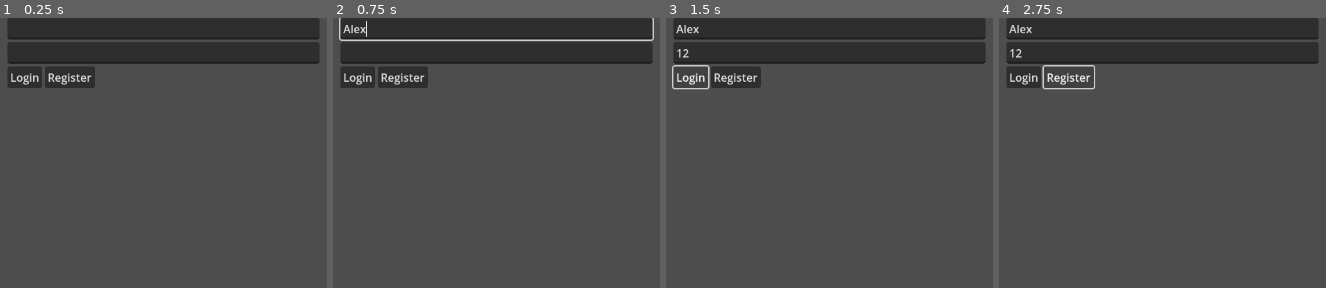
Above: before the commit, frames 1-4 (left to right).
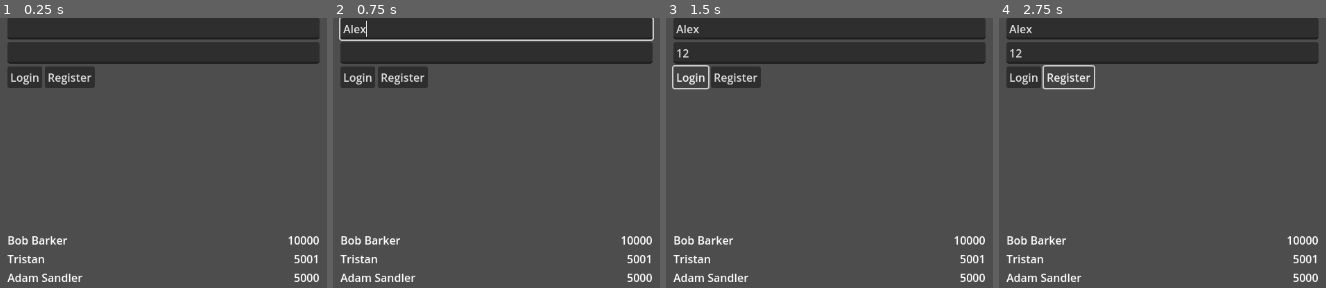
Above: after the commit, the same moments.

Repository: harsh16coder/RingRiot
Game: Godot game, scene res://states/connected/connected.tscn
Two runs of this game, one before a commit and one after it. Both use one fixed random seed, a clock stepped at 60 frames per second and the inputs below. This scene is started directly instead of the project's main scene.
Inputs (mouse positions are in pixels of both pictures, inside the frame that each line leads up to):
- Up to frame 1 (0.25 s): no input
- Up to frame 2 (0.75 s): click (496, 28) at 0.52 s; type "Alex" at 0.6 s
- Up to frame 3 (1.5 s): click (829, 53) at 0.75 s; type "12" at 0.83 s; click "Login" at 1.25 s
- Up to frame 4 (2.75 s): click "Register" at 2 s

The runs differ from the first frame. In frame 1, 1.4% of the frame differs, in the area x 2-98%, y 80-98%; in frame 2, 1.4%; in frame 3, 1.4%; in frame 4, 1.4%.

Commit message:
Added hiscores leaderboard scene at client side

Diff:
--- /dev/null
+++ b/client/classes/hiscores/hiscores.gd
@@ -0,0 +1,40 @@
+class_name Hiscores
+extends ScrollContainer
+
+var _scores: Array[int]
+
+@onready var _vbox: VBoxContainer = $VBoxContainer
+@onready var _entry_template: HBoxContainer = $VBoxContainer/HBoxContainer
+
+func set_hiscore(name: String, score: int) -> void:
+	remove_hiscore(name)
+	_add_hiscore(name, score)
+
+func _add_hiscore(name: String, score: int) -> void:
+	_scores.append(score)
+	_scores.sort()
+	var pos := len(_scores) - _scores.find(score) - 1 # -1 to keep real entries above the template
+
+	var entry: HBoxContainer = _entry_template.duplicate()
+	var name_label: Label = entry.get_child(0)
+	var score_label: Label = entry.get_child(1)
+
+	_vbox.add_child(entry)
+
+	_vbox.move_child(entry, pos)
+
+	name_label.text = name
+	score_label.text = str(score)
+
+	entry.show()
+
+func remove_hiscore(name: String) -> void:
+	for i in range(len(_scores)):
+		var entry := _vbox.get_child(i)
+		var name_label: Label = entry.get_child(0)
+
+		if name_label.text == name:
+			_scores.remove_at(len(_scores) - i - 1)
+
+			entry.free()
+			return
--- /dev/null
+++ b/client/classes/hiscores/hiscores.tscn
@@ -0,0 +1,30 @@
+[gd_scene load_steps=2 format=3 uid="uid://6y1bk18r3x6e"]
+
+[ext_resource type="Script" uid="uid://c2uw4jx10canq" path="res://classes/hiscores/hiscores.gd" id="1_810hp"]
+
+[node name="Hiscores" type="ScrollContainer"]
+anchors_preset = 15
+anchor_right = 1.0
+anchor_bottom = 1.0
+grow_horizontal = 2
+grow_vertical = 2
+size_flags_vertical = 2
+script = ExtResource("1_810hp")
+
+[node name="VBoxContainer" type="VBoxContainer" parent="."]
+layout_mode = 2
+size_flags_horizontal = 3
+size_flags_vertical = 3
+
+[node name="HBoxContainer" type="HBoxContainer" parent="VBoxContainer"]
+layout_mode = 2
+size_flags_vertical = 0
+
+[node name="Name" type="Label" parent="VBoxContainer/HBoxContainer"]
+custom_minimum_size = Vector2(150, 0)
+layout_mode = 2
+size_flags_horizontal = 3
+
+[node name="Score" type="Label" parent="VBoxContainer/HBoxContainer"]
+layout_mode = 2
+size_flags_horizontal = 8
--- a/client/states/connected/connected.gd
+++ b/client/states/connected/connected.gd
@@ -15,6 +15,10 @@
 	WS.connection_closed.connect(_on_ws_connection_closed)
 	_login_button.pressed.connect(_on_login_button_pressed)
 	_register_button.pressed.connect(_on_register_button_pressed)
+	var _hiscores := $UI/VBoxContainer/Hiscores as Hiscores
+	_hiscores.set_hiscore("Bob Barker", 10000)
+	_hiscores.set_hiscore("Adam Sandler", 5000)
+	_hiscores.set_hiscore("Tristan", 5001)
 
 func _on_ws_packet_received(packet: packets.Packet) -> void:
 	var sender_id := packet.get_sender_id()
--- a/client/states/connected/connected.tscn
+++ b/client/states/connected/connected.tscn
@@ -1,7 +1,8 @@
-[gd_scene load_steps=3 format=3 uid="uid://b3jrfikcqy3o1"]
+[gd_scene load_steps=4 format=3 uid="uid://b3jrfikcqy3o1"]
 
 [ext_resource type="Script" uid="uid://dbx0c14r0r5uq" path="res://states/connected/connected.gd" id="1_idi6s"]
 [ext_resource type="Script" uid="uid://b4el1fjc2gkm1" path="res://classes/log/log.gd" id="2_kh2bm"]
+[ext_resource type="PackedScene" uid="uid://6y1bk18r3x6e" path="res://classes/hiscores/hiscores.tscn" id="3_kh2bm"]
 
 [node name="Connected" type="Node"]
 script = ExtResource("1_idi6s")
@@ -42,3 +43,7 @@
 layout_mode = 2
 script = ExtResource("2_kh2bm")
 metadata/_custom_type_script = "uid://b4el1fjc2gkm1"
+
+[node name="Hiscores" parent="UI/VBoxContainer" instance=ExtResource("3_kh2bm")]
+custom_minimum_size = Vector2(0, 200)
+layout_mode = 2
